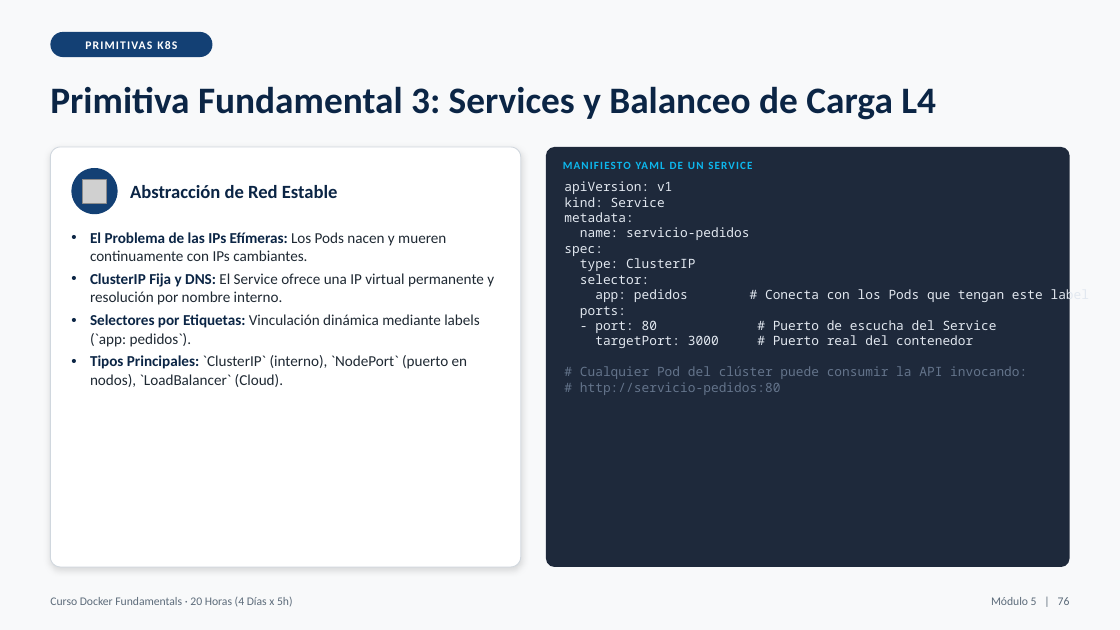
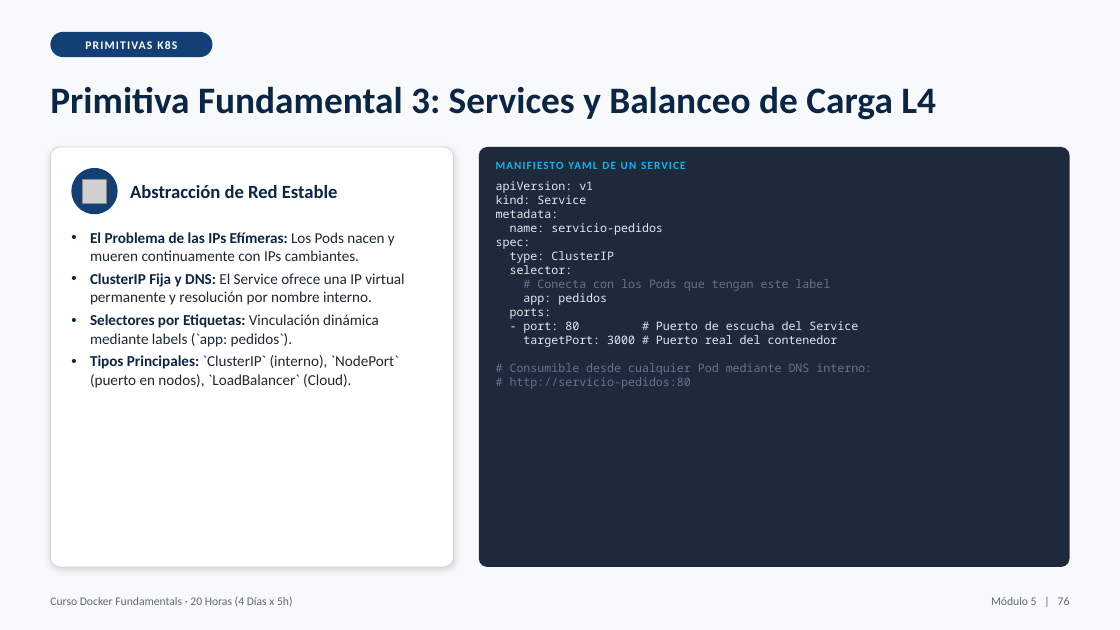
Before and after one commit to masalinas/training-docker-fundamentals, a slide deck: slide 76 of Docker_Fundamentals_20H.pptx. Drawn at 1120x630 pixels with LibreOffice and Linux fonts; fonts in the diff are those of the drawing; grey boxes stand for pictures. Boxes give left, top, right and bottom in pixels: in the first picture for what was removed or moved away, otherwise in the second. Text is boxed around its words. In the diff, an @@ line names an element or a change of style, - is before the commit and + after.

```diff
--- a/Docker_Fundamentals_20H.pptx
+++ b/Docker_Fundamentals_20H.pptx
@@ rounded rectangle: place and size @@
-rounded rectangle at bbox=[50, 147, 521, 567]
+rounded rectangle at bbox=[50, 147, 454, 567]
@@ rounded rectangle at bbox=[50, 147, 454, 567]: proportions changed @@
@@ rounded rectangle: place and size @@
-rounded rectangle at bbox=[546, 147, 1070, 567]
+rounded rectangle at bbox=[479, 147, 1070, 567]
@@ text "MANIFIESTO YAML DE UN SERVICE" rewrapped from bbox=[563, 155, 899, 176] to bbox=[496, 155, 874, 176] @@
@@ text "apiVersion: v1": place and size @@
-text "apiVersion: v1" at bbox=[564, 181, 1043, 395]
+text "apiVersion: v1" at bbox=[496, 181, 872, 389]
@@ text at bbox=[496, 181, 858, 389]: size 11 to 10 pt in "apiVersion: v1", "kind: Service", "metadata:", "name: servicio-pedidos" and 7 more places @@
@@ text "El Problema de las IPs ..." rewrapped from bbox=[90, 232, 494, 387] to bbox=[90, 232, 404, 388] @@
@@ text at bbox=[523, 279, 830, 305]: text changed; size 11 to 10 pt; text colour #E2E8F0 to #64748B @@
-app: pedidos # Conecta con los Pods que tengan este label
+# Conecta con los Pods que tengan este label
+app: pedidos
@@ text at bbox=[510, 363, 872, 375]: text changed; size 11 to 10 pt @@
-# Cualquier Pod del clúster puede consumir la API invocando:
+# Consumible desde cualquier Pod mediante DNS interno:
```
Also in this commit, not shown: 36 other slides changed, 11 other files.
